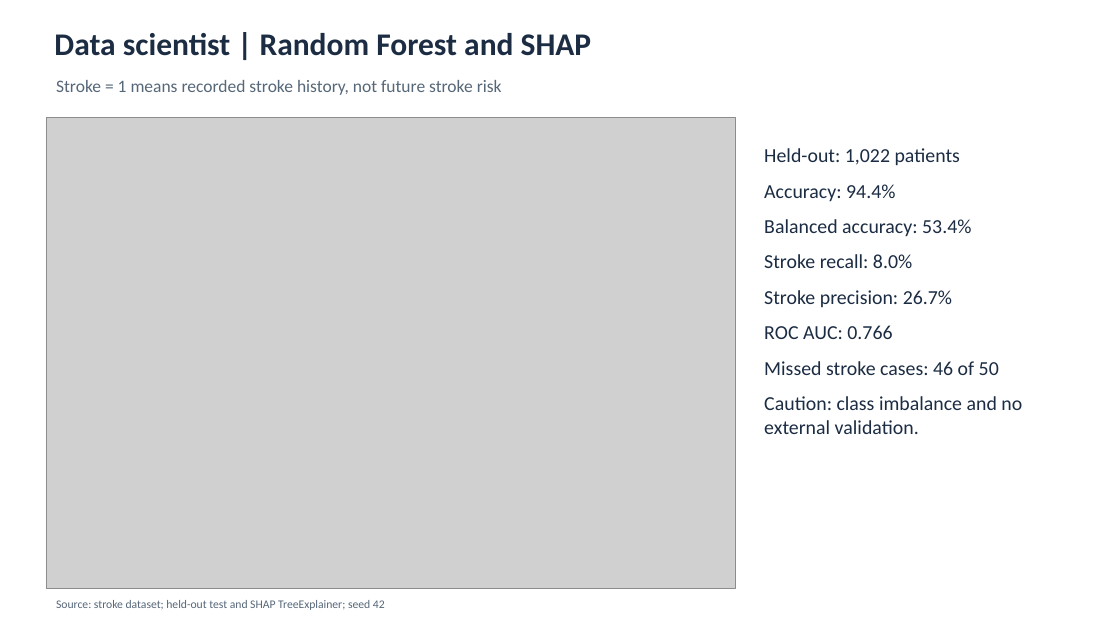
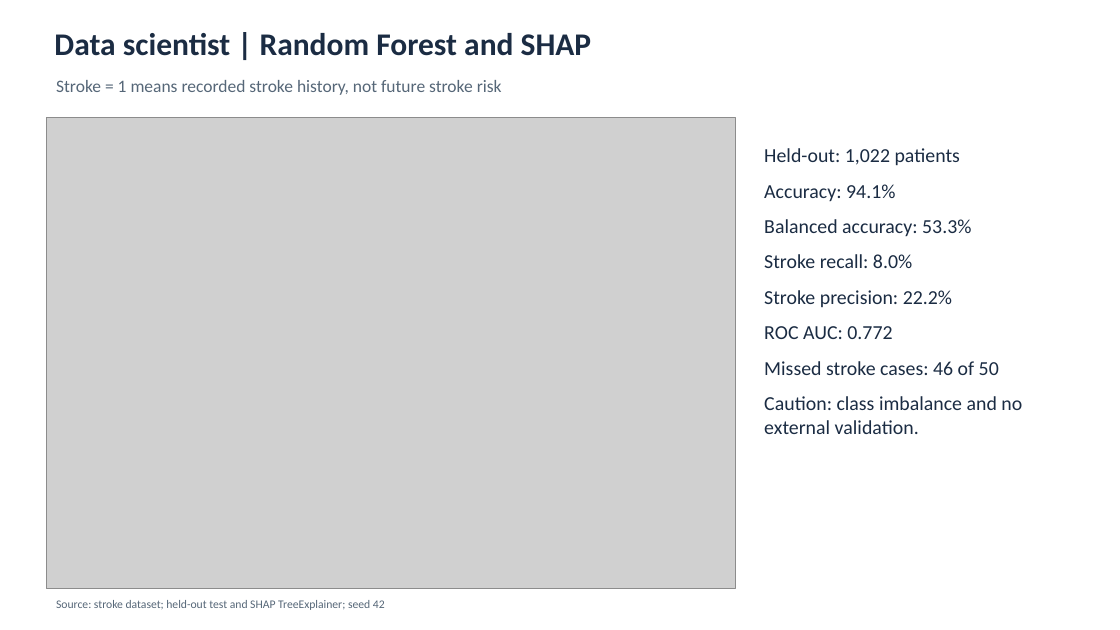
Before and after one commit to ChristineFJT/XAI_Stroke_Classification_SHAP, a slide deck: slide 1 of XAI_Stroke_Classification_SHAP/output/Task5_Three_Audience_Slides.pptx. Drawn at 1120x630 pixels with LibreOffice and Linux fonts; fonts in the diff are those of the drawing; grey boxes stand for pictures. Boxes give left, top, right and bottom in pixels: in the first picture for what was removed or moved away, otherwise in the second. Text is boxed around its words. In the diff, an @@ line names an element or a change of style, - is before the commit and + after.

```diff
--- a/XAI_Stroke_Classification_SHAP/output/Task5_Three_Audience_Slides.pptx
+++ b/XAI_Stroke_Classification_SHAP/output/Task5_Three_Audience_Slides.pptx
@@ text at (x1=764, y1=184, x2=971, y2=236): text changed @@
-Accuracy: 94.4%
-Balanced accuracy: 53.4%
+Accuracy: 94.1%
+Balanced accuracy: 53.3%
@@ text at (x1=764, y1=290, x2=952, y2=339): text changed @@
-Stroke precision: 26.7%
-ROC AUC: 0.766
+Stroke precision: 22.2%
+ROC AUC: 0.772
```
Also in this commit, not shown: 1 other slide changed, 7 other files.
